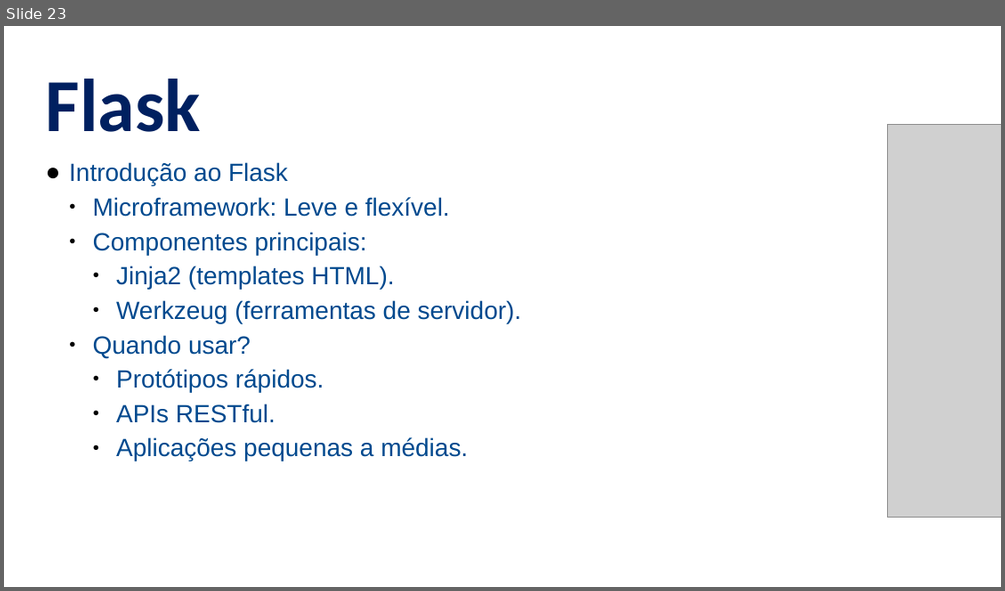
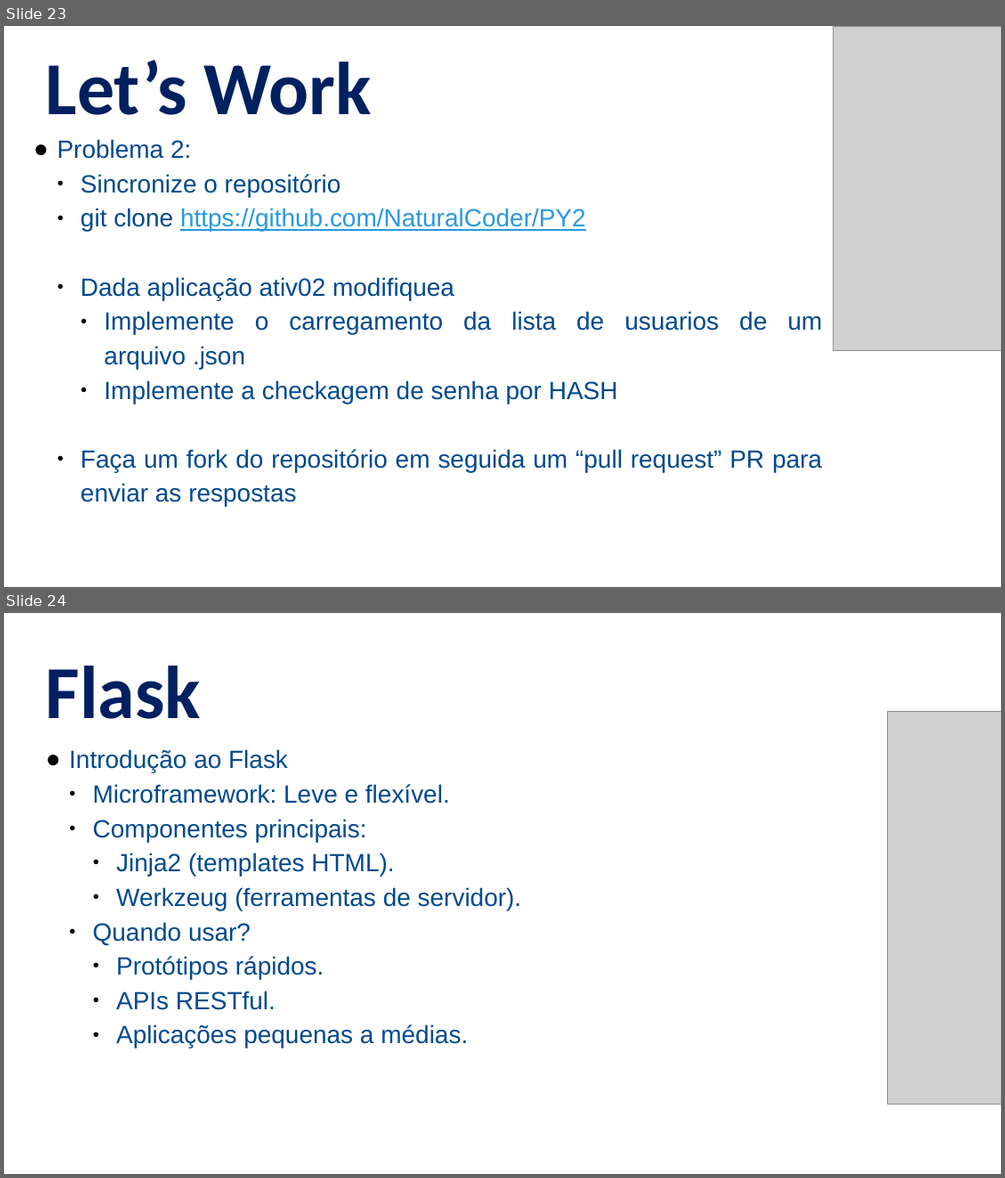
Before and after one commit to alandsilvasouza/PY2, a slide deck: aula10/Aula10.pptx. Shown one above the other, each under a label of ours: slide 23 before the commit, slides 23 and 24 after it. The pictures are 1005x591 and 1005x1178 pixels, drawn with LibreOffice and Linux fonts; fonts in the diff are those of the drawing; grey boxes stand for pictures. Boxes give left, top, right and bottom in pixels: in the first picture for what was removed or moved away, otherwise in the second. Text is boxed around its words. In the diff, an @@ line names an element or a change of style, - is before the commit and + after.

```diff
--- a/aula10/Aula10.pptx
+++ b/aula10/Aula10.pptx
@@ slide 23 added at [4, 26, 1001, 587], background #FFFFFF @@
@@ picture added at [833, 27, 1001, 351] @@
@@ text added at [46, 60, 372, 115], 54 pt, text #002060, bold @@
+Let’s Work
@@ text added at [57, 139, 822, 507], 18 pt, text #01498E @@
+● Problema 2:
+  ● Sincronize o repositório
+  ● git clone https://github.com/NaturalCoder/PY2
+  ● Dada aplicação ativ02 modifiquea
+    ● Implemente o carregamento da lista de usuarios de um arquivo .json
+    ● Implemente a checkagem de senha por HASH
+  ● Faça um fork do repositório em seguida um “pull request” PR para enviar as respostas
@@ what was slide 23 is now slide 24 @@
```
Also in this commit, not shown: 1 other slide added, 1 slide removed, 1 other file.
